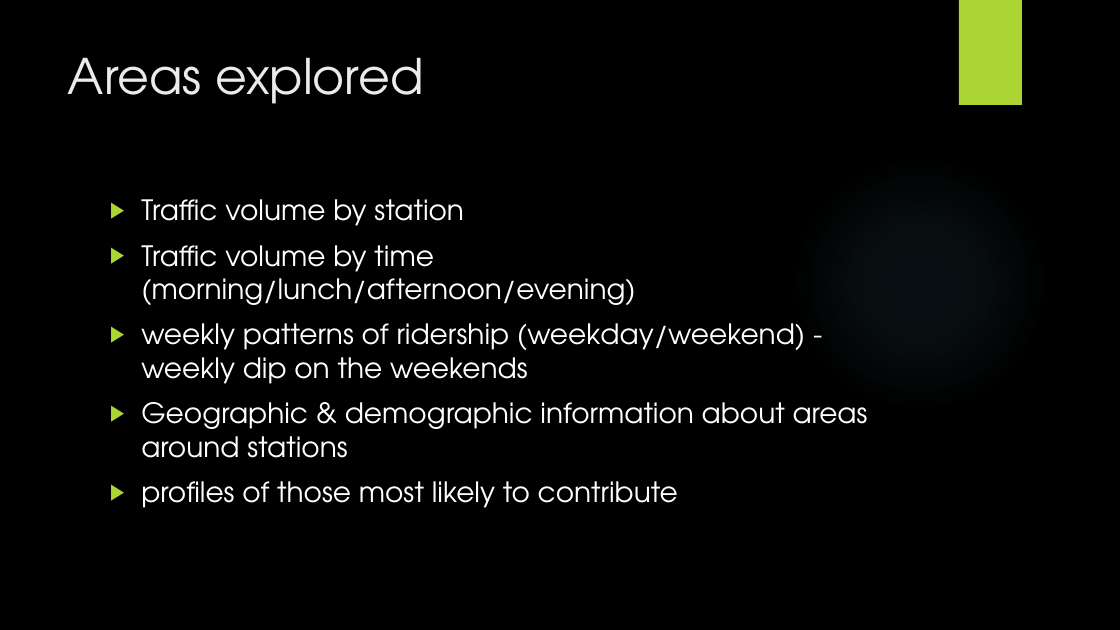
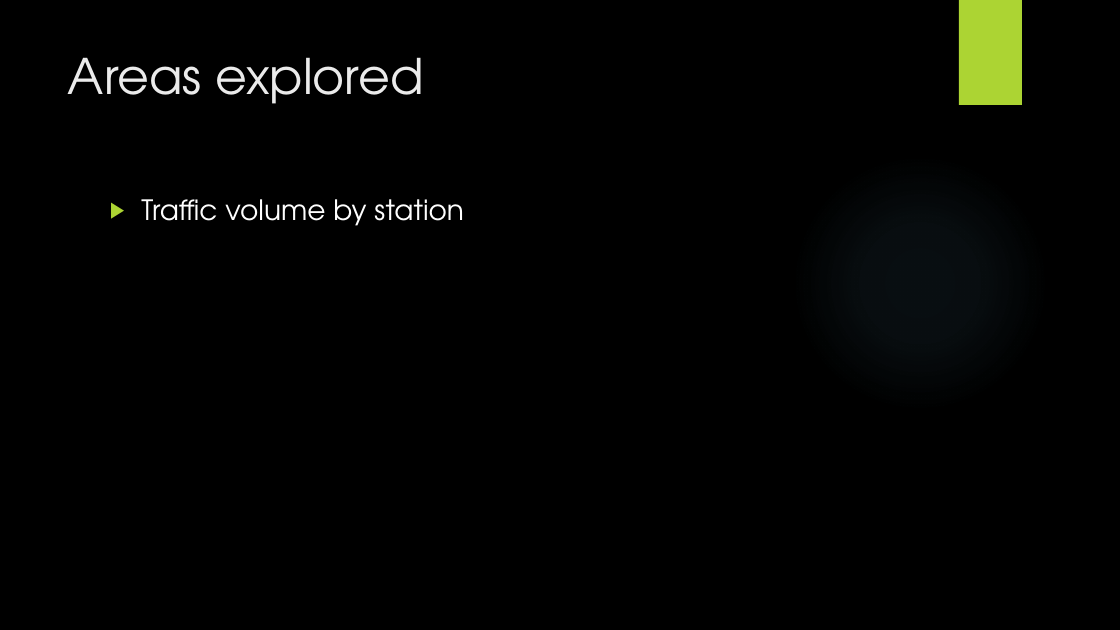
Before and after one commit to JNYH/projectbenson, a slide deck: slide 4 of OptimizeStreetTeamDeployment.pptx (slide 5 before the commit). Drawn at 1120x630 pixels with LibreOffice and Linux fonts; fonts in the diff are those of the drawing; background and template pictures are left out. Boxes give left, top, right and bottom in pixels: in the first picture for what was removed or moved away, otherwise in the second. Text is boxed around its words. In the diff, an @@ line names an element or a change of style, - is before the commit and + after.

```diff
--- a/OptimizeStreetTeamDeployment.pptx
+++ b/OptimizeStreetTeamDeployment.pptx
@@ text at [141, 245, 868, 508]: paragraphs removed @@
-▶ Traffic volume by time (morning/lunch/afternoon/evening)
-▶ weekly patterns of ridership (weekday/weekend) - weekly dip on the weekends
-▶ Geographic & demographic information about areas around stations
-▶ profiles of those most likely to contribute
```
Also in this commit, not shown: 5 other slides changed, 5 slides added, 1 slide removed.
